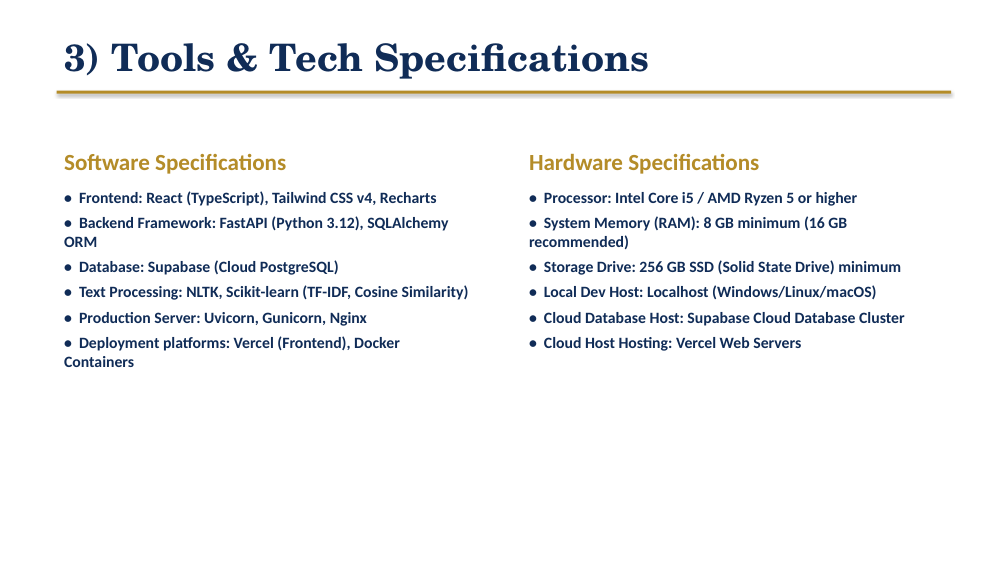
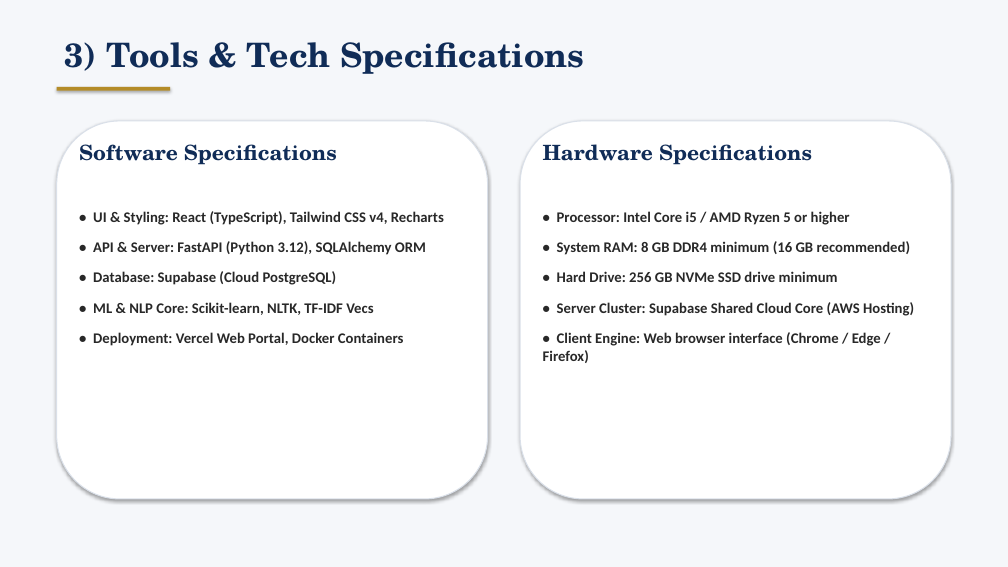
Before and after one commit to harsha-vardhan-200204/nyaya-ai, a slide deck: slide 4 of docs/NyayaAI_Project_Presentation.pptx. Drawn at 1008x567 pixels with LibreOffice and Linux fonts; fonts in the diff are those of the drawing. Boxes give left, top, right and bottom in pixels: in the first picture for what was removed or moved away, otherwise in the second. Text is boxed around its words. In the diff, an @@ line names an element or a change of style, - is before the commit and + after.

Commit message:
Enhance presentation slide deck design layout and aesthetics

```diff
--- a/docs/NyayaAI_Project_Presentation.pptx
+++ b/docs/NyayaAI_Project_Presentation.pptx
@@ rectangle added at [0,0,1008,567], fill #F5F7FA @@
@@ text "3) Tools & Tech Specifications" at [64,42,585,74]: size 36 to 32 pt @@
@@ rectangle added at [57,87,170,91], fill #B48C28 @@
@@ rectangle removed at [57,91,951,94] @@
@@ rounded rectangle added at [57,121,488,499], fill #FFFFFF, outline #DAE0E9 1 pt @@
@@ text added at [79,144,337,165], 20 pt, text #102C57, bold @@
+Software Specifications
@@ rounded rectangle added at [520,121,951,499], fill #FFFFFF, outline #DAE0E9 1 pt @@
@@ text added at [543,144,812,165], 20 pt, text #102C57, bold @@
+Hardware Specifications
@@ text at [529,153,759,174]: paragraph removed @@
-Hardware Specifications
@@ text "• UI & Styling: React ...": place and size @@
-text "• UI & Styling: React ..." at [64,154,469,367]
+text "• UI & Styling: React ..." at [93,211,444,346]
@@ text "• Processor: Intel Core i5 ...": place and size @@
-text "• Processor: Intel Core i5 ..." at [529,153,905,351]
+text "• Processor: Intel Core i5 ..." at [543,211,914,363]
@@ text at [93,211,444,255]: text changed; size 15 to 14 pt; text colour #102C57 to #282828 @@
-Software Specifications
-• Frontend: React (TypeScript), Tailwind CSS v4, Recharts
-• Backend Framework: FastAPI (Python 3.12), SQLAlchemy ORM
+• UI & Styling: React (TypeScript), Tailwind CSS v4, Recharts
+• API & Server: FastAPI (Python 3.12), SQLAlchemy ORM
@@ text at [557,211,850,225]: size 15 to 14 pt, text colour #102C57 to #282828 in "• Processor: Intel Core i5 / AMD ..."; more space between paragraphs @@
@@ text at [543,241,914,363]: text changed; size 15 to 14 pt; text colour #102C57 to #282828 @@
-• System Memory (RAM): 8 GB minimum (16 GB recommended)
-• Storage Drive: 256 GB SSD (Solid State Drive) minimum
-• Local Dev Host: Localhost (Windows/Linux/macOS)
-• Cloud Database Host: Supabase Cloud Database Cluster
-• Cloud Host Hosting: Vercel Web Servers
+• System RAM: 8 GB DDR4 minimum (16 GB recommended)
+• Hard Drive: 256 GB NVMe SSD drive minimum
+• Server Cluster: Supabase Shared Cloud Core (AWS Hosting)
+• Client Engine: Web browser interface (Chrome / Edge / Firefox)
@@ text at [93,271,337,285]: size 15 to 14 pt, text colour #102C57 to #282828 in "• Database: Supabase (Cloud PostgreSQL)"; more space between paragraphs @@
@@ text at [93,302,404,346]: text changed; size 15 to 14 pt; text colour #102C57 to #282828 @@
-• Text Processing: NLTK, Scikit-learn (TF-IDF, Cosine Similarity)
-• Production Server: Uvicorn, Gunicorn, Nginx
-• Deployment platforms: Vercel (Frontend), Docker Containers
+• ML & NLP Core: Scikit-learn, NLTK, TF-IDF Vecs
+• Deployment: Vercel Web Portal, Docker Containers
```
Also in this commit, not shown: 2 other slides changed, 3 slides added, 3 slides removed.
